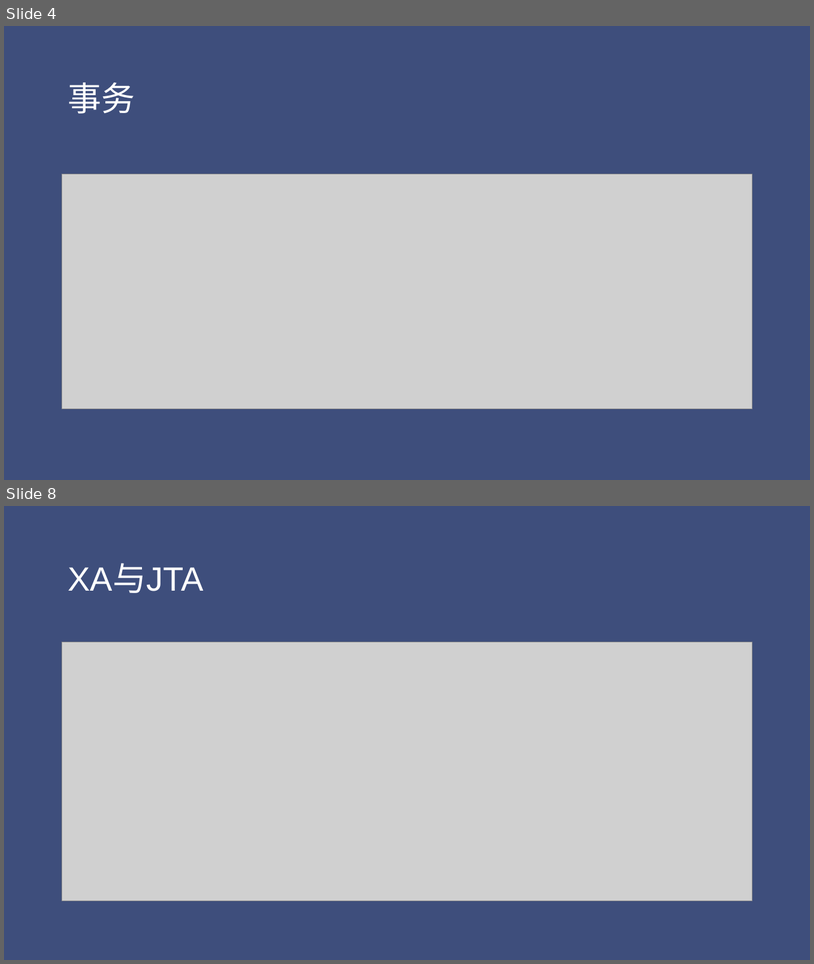
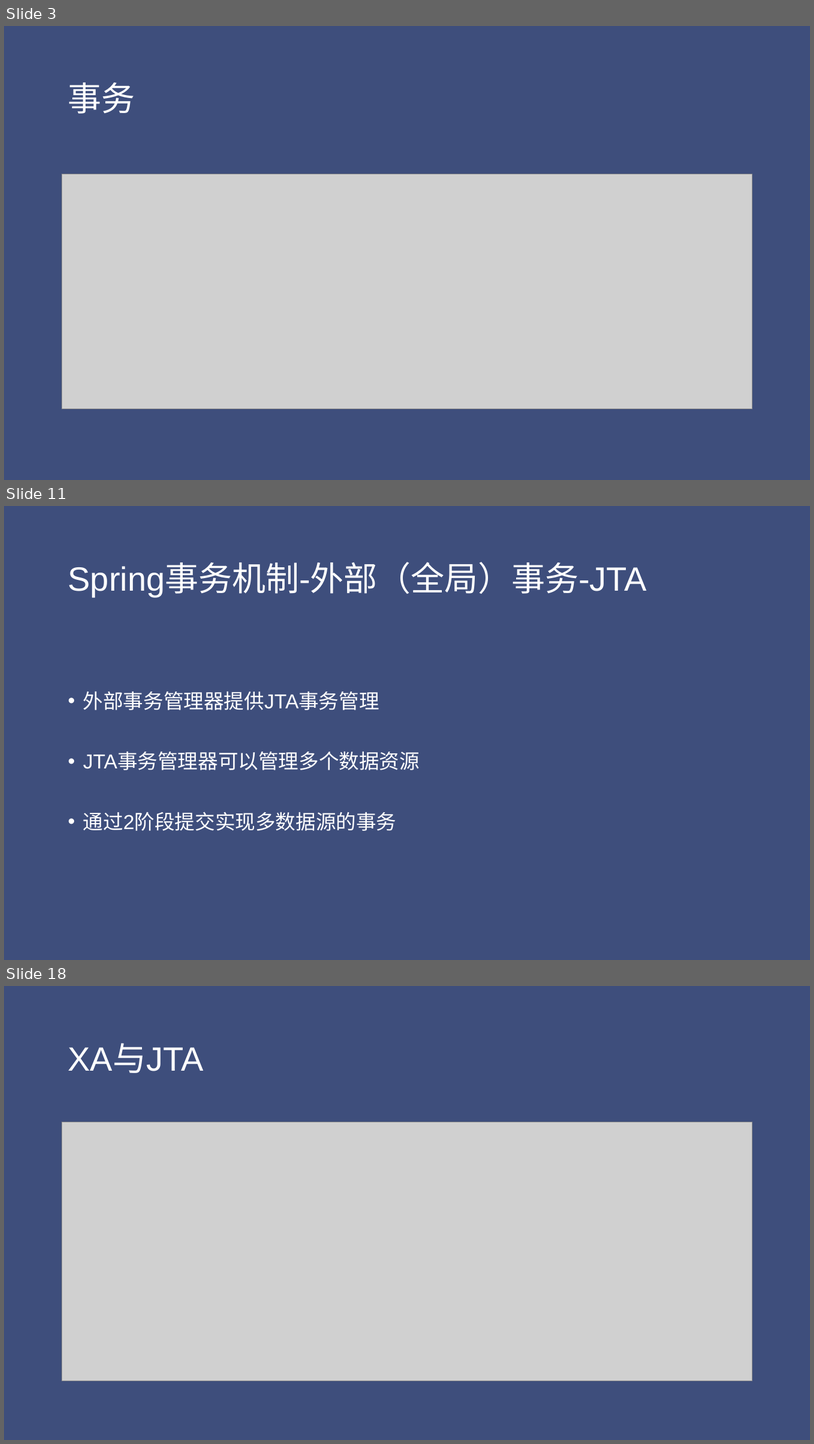
Before and after one commit to jungle0127/springcloudstudy, a slide deck: docs/distributedsystemtransaction.pptx. Shown one above the other, each under a label of ours: slides 4 and 8 before the commit, slides 3, 11 and 18 after it; the slides between them are not shown. The pictures are 814x964 and 814x1444 pixels, drawn with LibreOffice and Linux fonts; fonts in the diff are those of the drawing; grey boxes stand for pictures. Boxes give left, top, right and bottom in pixels: in the first picture for what was removed or moved away, otherwise in the second. Text is boxed around its words. In the diff, an @@ line names an element or a change of style, - is before the commit and + after.

```diff
--- a/docs/distributedsystemtransaction.pptx
+++ b/docs/distributedsystemtransaction.pptx
@@ slide 11 added at bbox=[4, 506, 810, 960], background #3E4E7C @@
@@ title added at bbox=[68, 564, 648, 597], 40 pt, text #FFFFFF @@
+Spring事务机制-外部（全局）事务-JTA
@@ text added at bbox=[83, 691, 420, 831], 24 pt, text #FFFFFF @@
+• 外部事务管理器提供JTA事务管理
+• JTA事务管理器可以管理多个数据资源
+• 通过2阶段提交实现多数据源的事务
@@ what was slide 4 is now slide 3 @@
@@ what was slide 8 is now slide 18 @@
```
Also in this commit, not shown: 2 slides changed, 13 other slides added, 8 other files.
